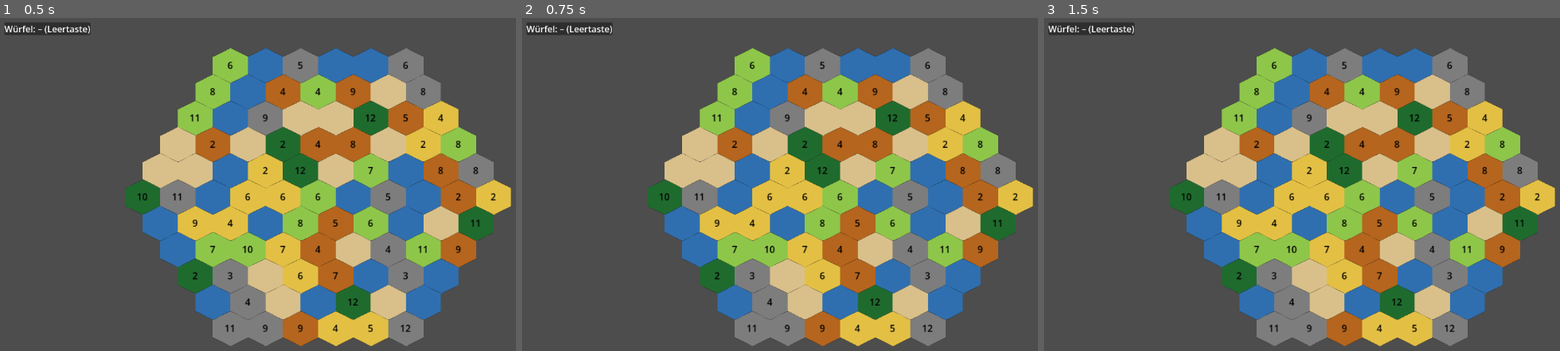
Above: before the commit, frames 1-3 (left to right).
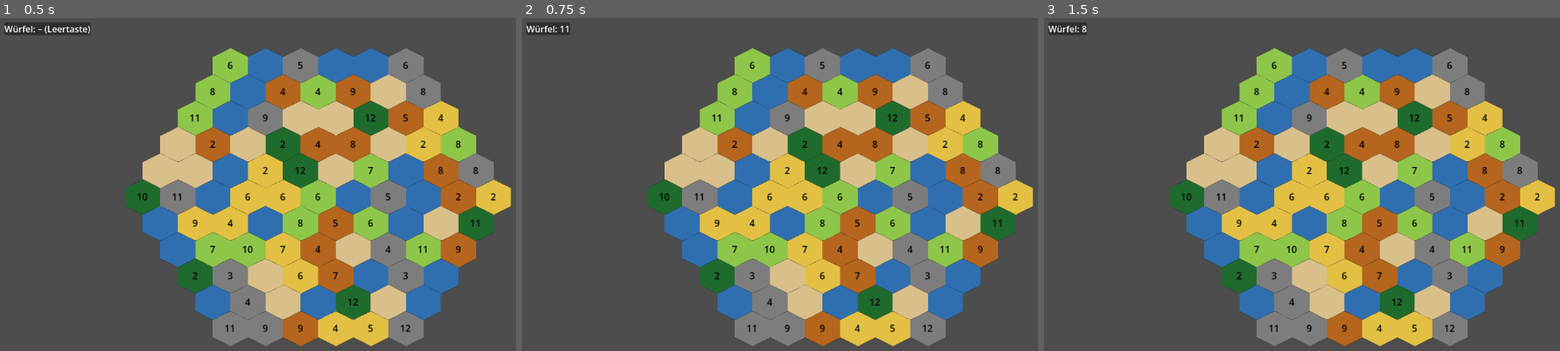
Above: after the commit, the same moments.

Repository: Dahf/catan
Game: Godot game, scene res://main/main.tscn
Same seed, same stepped clock (60 frames per second), same inputs: the game is played once before the commit and once after it.
Inputs:
- Up to frame 1 (0.5 s): no input
- Up to frame 2 (0.75 s): tap Enter (ui_accept) at 0.5 s; hold Enter (ui_accept) from 0.53 s (still down)
- Up to frame 3 (1.5 s): release Enter (ui_accept) at 1.28 s; tap Enter (ui_accept) at 1.35 s

Frame 1 is identical in both runs. In frame 2, 0.3% of the frame differs, in the area x 7-18%, y 1-6%; in frame 3, 0.3%.

Commit message:
Implement game state reset and resource management logic in GameState and ProductionSystem

Diff:
--- a/autoload/game_state.gd
+++ b/autoload/game_state.gd
@@ -16,38 +16,46 @@
 
 ## Startet einen neuen Run mit gegebenem Seed (setzt Zustand zurück).
 func new_run(seed: int) -> void:
-	# TODO
-	pass
+	reset()
+	self.seed = seed
+
 
 
 ## Setzt den gesamten Run-Zustand zurück.
 func reset() -> void:
-	# TODO
-	pass
+	tiles.clear()
+	settlements.clear()
+	storage.clear()
+	population = 0
+	pop_tier = 1
+	power_available = 0
+	stage = 1
+	turn = 0
+	relics.clear()
 
 
 ## Liefert das Tile an einer Koordinate (oder null).
 func get_tile(coord: Vector2i) -> Tile:
-	# TODO
-	return null
+	return tiles.get(coord)
 
 
 ## Prüft, ob die Kosten aus dem Lager bezahlt werden können.
 func can_afford(cost: Dictionary) -> bool:
-	# TODO
-	return false
+	for item in cost:
+		if storage.get(item, 0) < cost[item]:
+			return false
+	return true
 
 
 ## Zieht die Kosten vom Lager ab.
 func spend(cost: Dictionary) -> void:
-	# TODO
-	pass
+	for item in cost:
+		storage[item] = storage.get(item, 0) - cost[item]
 
 
 ## Fügt eine Ressourcenmenge dem Lager hinzu.
 func add_resource(id: StringName, amount: int) -> void:
-	# TODO
-	pass
+	storage[id] = storage.get(id, 0) + amount
 
 
 ## Platziert ein Gebäude auf einer Tile-Koordinate.
@@ -58,5 +66,5 @@
 
 ## Schaltet zur nächsten Runde weiter.
 func advance_turn() -> void:
-	# TODO
-	pass
+	turn += 1
+	EventBus.turn_advanced.emit(turn)
--- a/core/systems/production_system.gd
+++ b/core/systems/production_system.gd
@@ -5,14 +5,20 @@
 
 ## Wird aufgerufen, wenn gewürfelt wurde: aktiviert passende Tiles.
 func on_dice_rolled(value: int) -> void:
-	# TODO
-	pass
+	collect_resources(value)
 
 
 ## Sammelt Rohstoffe aller Tiles mit passendem Zahlen-Token ins Lager.
 func collect_resources(value: int) -> void:
-	# TODO
-	pass
+	for coord in GameState.tiles:
+		var tile : Tile = GameState.tiles[coord]
+		if tile.number_token != value:
+			continue
+		var type : StringName = Terrain.TERRAIN_RESOURCES.get(tile.terrain, &"")
+		if type == &"":
+			continue
+			#TODO buildings
+		GameState.add_resource(type, 1)
 
 
 ## Lässt alle Fabriken/Verarbeiter ihre Rezepte ausführen (Input -> Output).
--- a/main/main.gd
+++ b/main/main.gd
@@ -1,20 +1,26 @@
 extends Node2D
 ## Einstiegspunkt des Spiels. Verdrahtet Board + UI und steuert den Spielzug-Loop.
 var proc := ProcGen.new()
+var production := ProductionSystem.new()
+
 
 func _ready() -> void:
-	# TODO: Run starten, UI/Board initialisieren
-	proc.generate_stage(1)
-	$GameBoard.build_from_state()
+	start_run()
 
 
 ## Startet einen neuen Run (Seed wählen, ProcGen, Board aufbauen).
 func start_run() -> void:
-	# TODO
-	pass
+	GameState.new_run(GameState.seed)
+	proc.generate_stage(1)
+	$GameBoard.build_from_state()
 
+func _unhandled_input(event: InputEvent) -> void:
+	if event.is_action_pressed("ui_accept"):
+		_process_turn()
 
 ## Führt einen kompletten Spielzug aus (Würfeln -> Produktion -> Nachfrage -> Ziel prüfen).
 func _process_turn() -> void:
-	# TODO
-	pass
+	var value := RNG.randi_range(1, 6) + RNG.randi_range(1, 6)
+	EventBus.dice_rolled.emit(value)
+	production.on_dice_rolled(value)
+	GameState.advance_turn()
